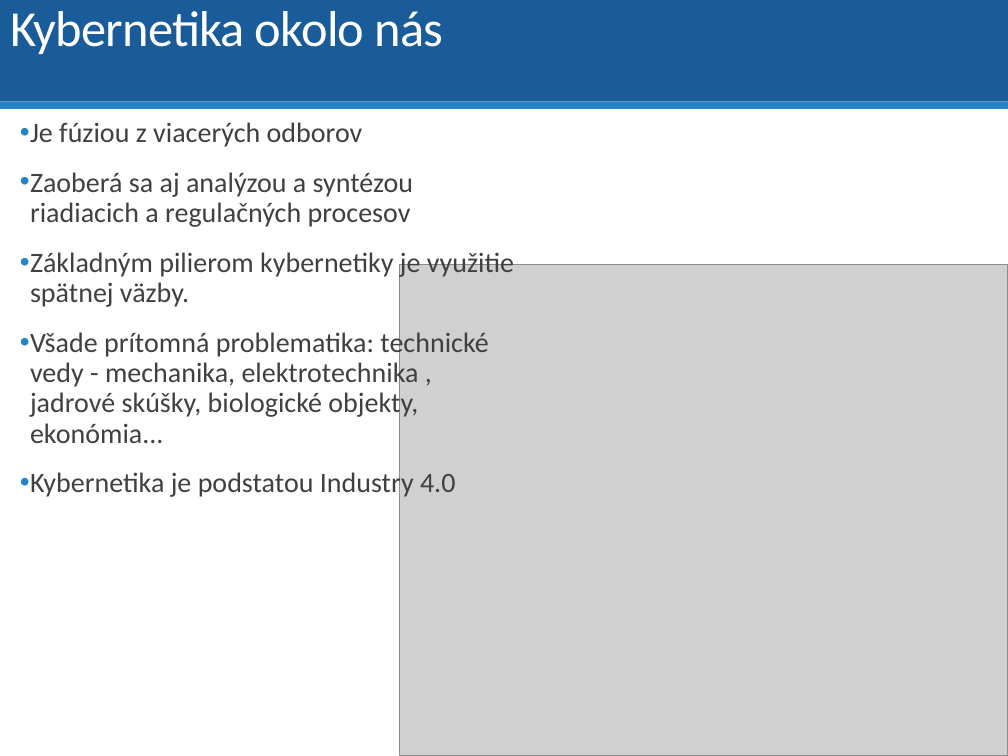
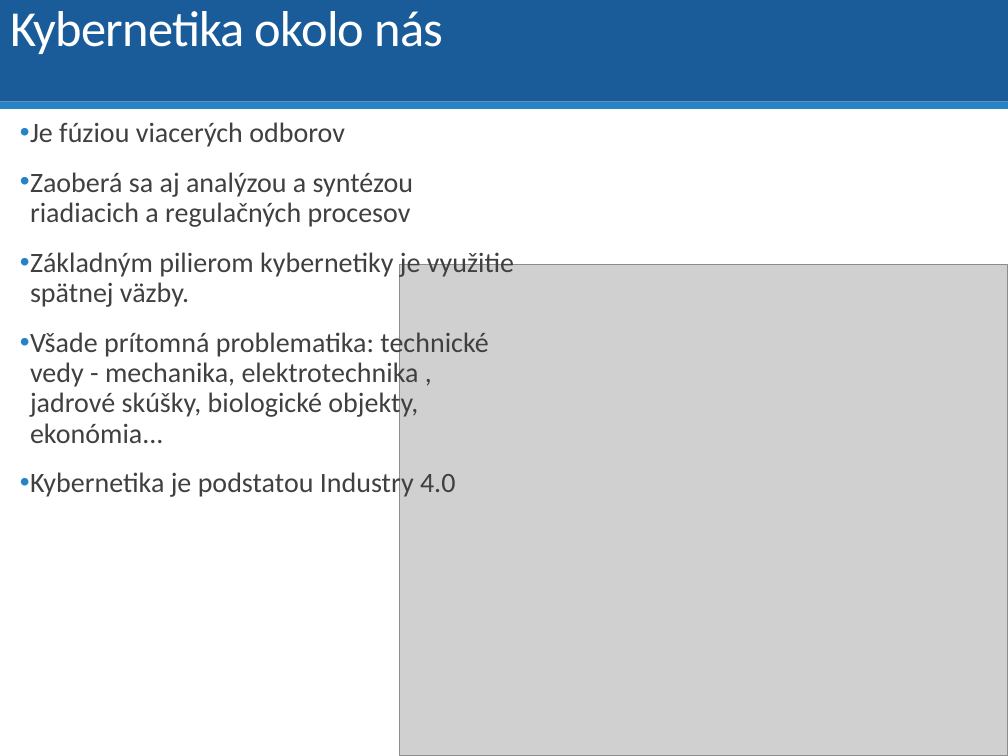
Before and after one commit to dodekm/TeamProjektKybernetika, a slide deck: slide 3 of Nove prednasky/P01_dynamika_dif_rovnice_LPT_prenosova_funkcia_modelovanie.pptx. Drawn at 1008x756 pixels with LibreOffice and Linux fonts; fonts in the diff are those of the drawing; grey boxes stand for pictures. Boxes give left, top, right and bottom in pixels: in the first picture for what was removed or moved away, otherwise in the second. Text is boxed around its words. In the diff, an @@ line names an element or a change of style, - is before the commit and + after.

```diff
--- a/Nove prednasky/P01_dynamika_dif_rovnice_LPT_prenosova_funkcia_modelovanie.pptx
+++ b/Nove prednasky/P01_dynamika_dif_rovnice_LPT_prenosova_funkcia_modelovanie.pptx
@@ text at [30, 122, 345, 147]: text changed @@
-• Je fúziou z viacerých odborov
+• Je fúziou viacerých odborov
```
Also in this commit, not shown: 8 other slides changed, 8 slides added, 2 slides removed, 3 other files.
